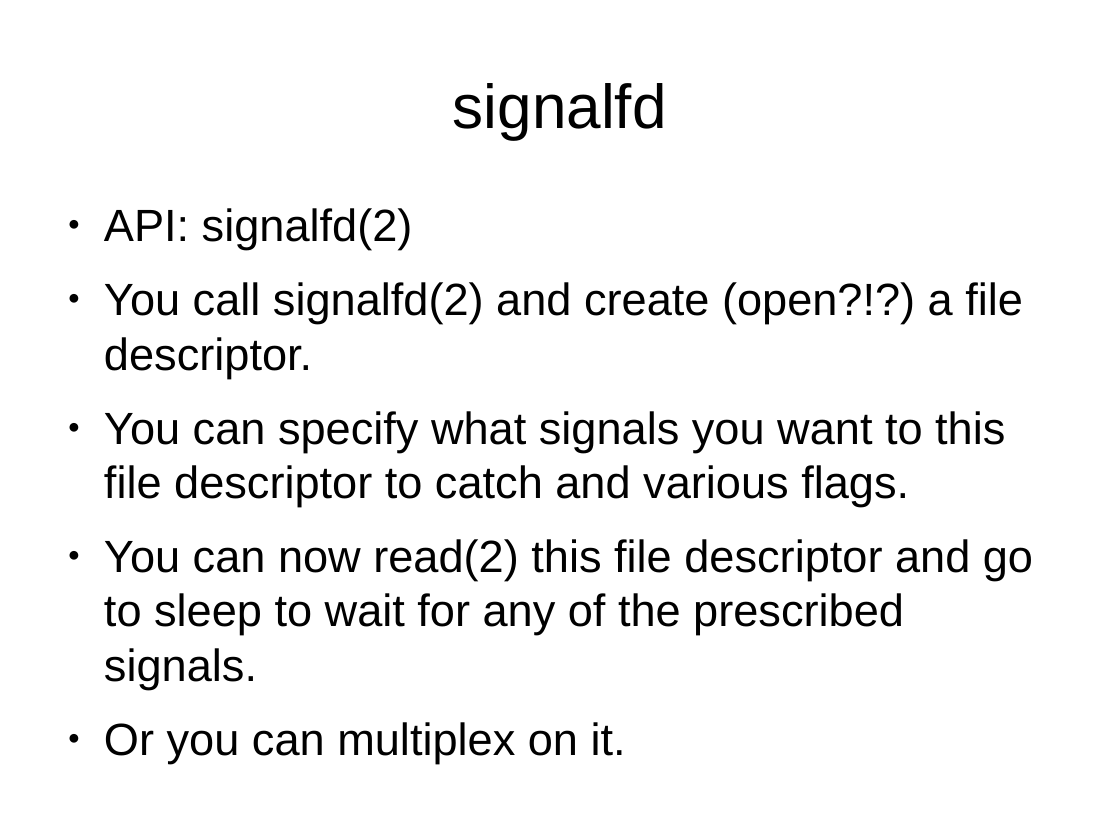
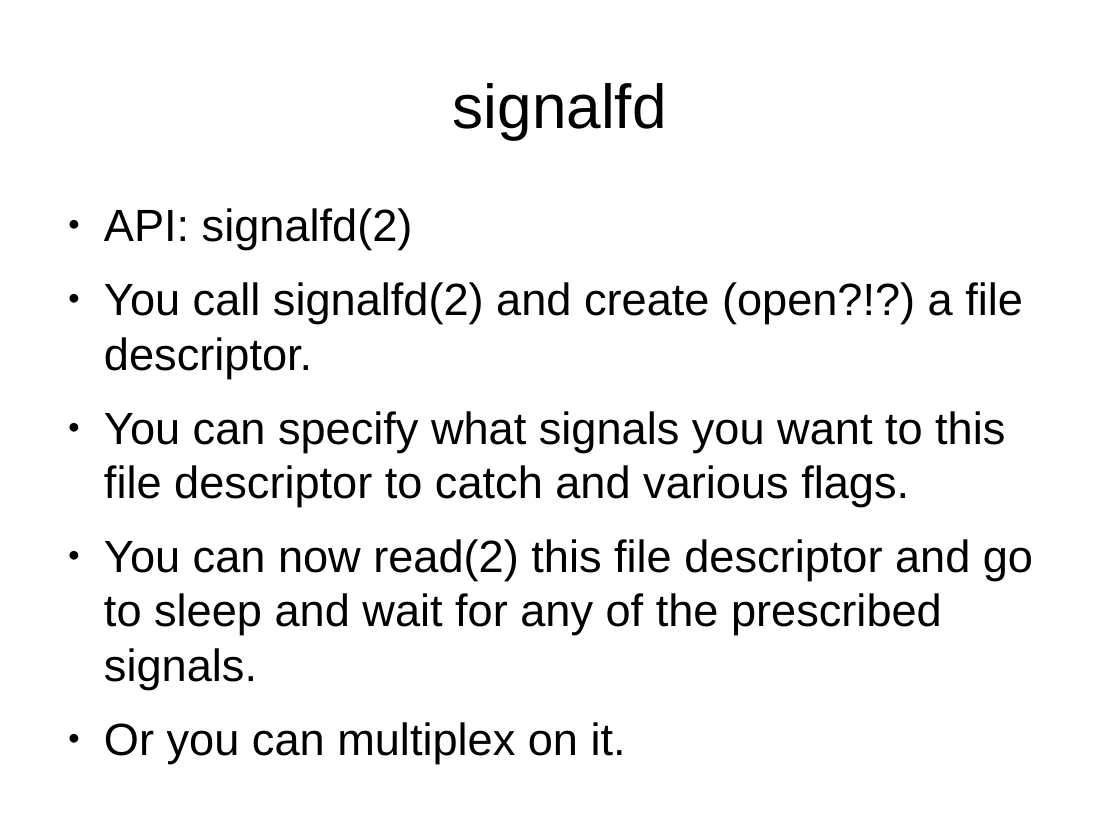
Before and after one commit to veltzer/demos-linux, a slide deck: slide 11 of doc/linux_multiplexing.odp. Drawn at 1120x840 pixels with LibreOffice and Linux fonts; fonts in the diff are those of the drawing. Boxes give left, top, right and bottom in pixels: in the first picture for what was removed or moved away, otherwise in the second. Text is boxed around its words. In the diff, an @@ line names an element or a change of style, - is before the commit and + after.

```diff
--- a/doc/linux_multiplexing.odp
+++ b/doc/linux_multiplexing.odp
@@ text at (104,539,1033,689): text changed @@
-● You can now read(2) this file descriptor and go to sleep to wait for any of the prescribed signals.
+● You can now read(2) this file descriptor and go to sleep and wait for any of the prescribed signals.
```
Also in this commit, not shown: 8 other slides changed.
